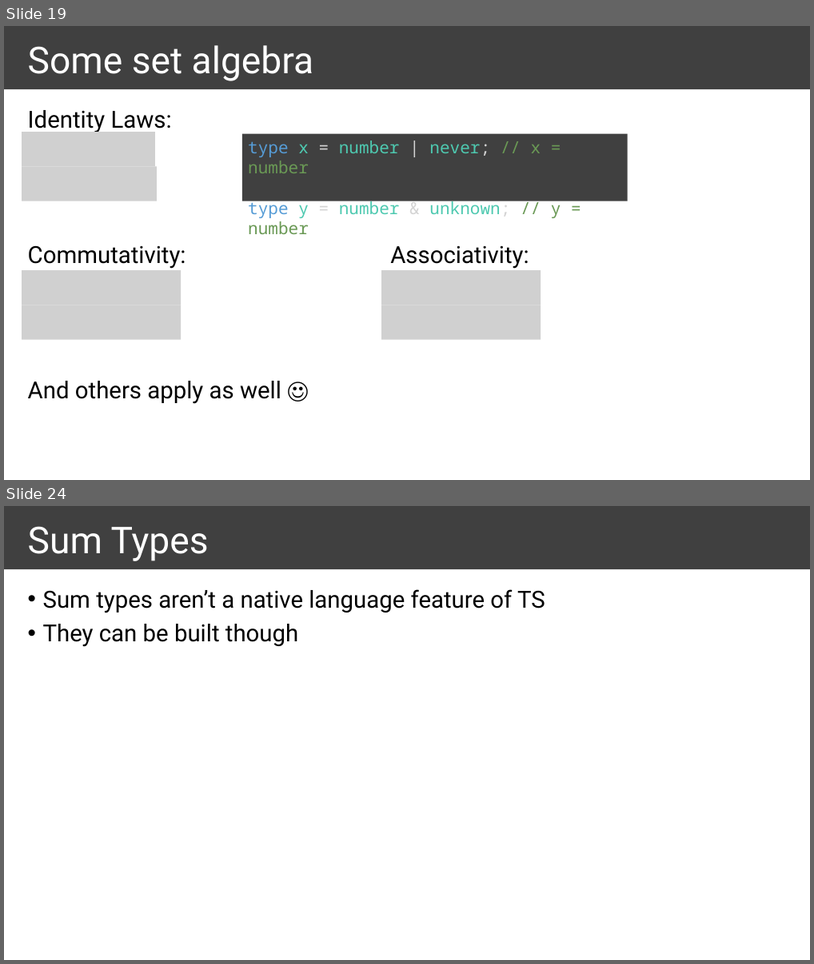
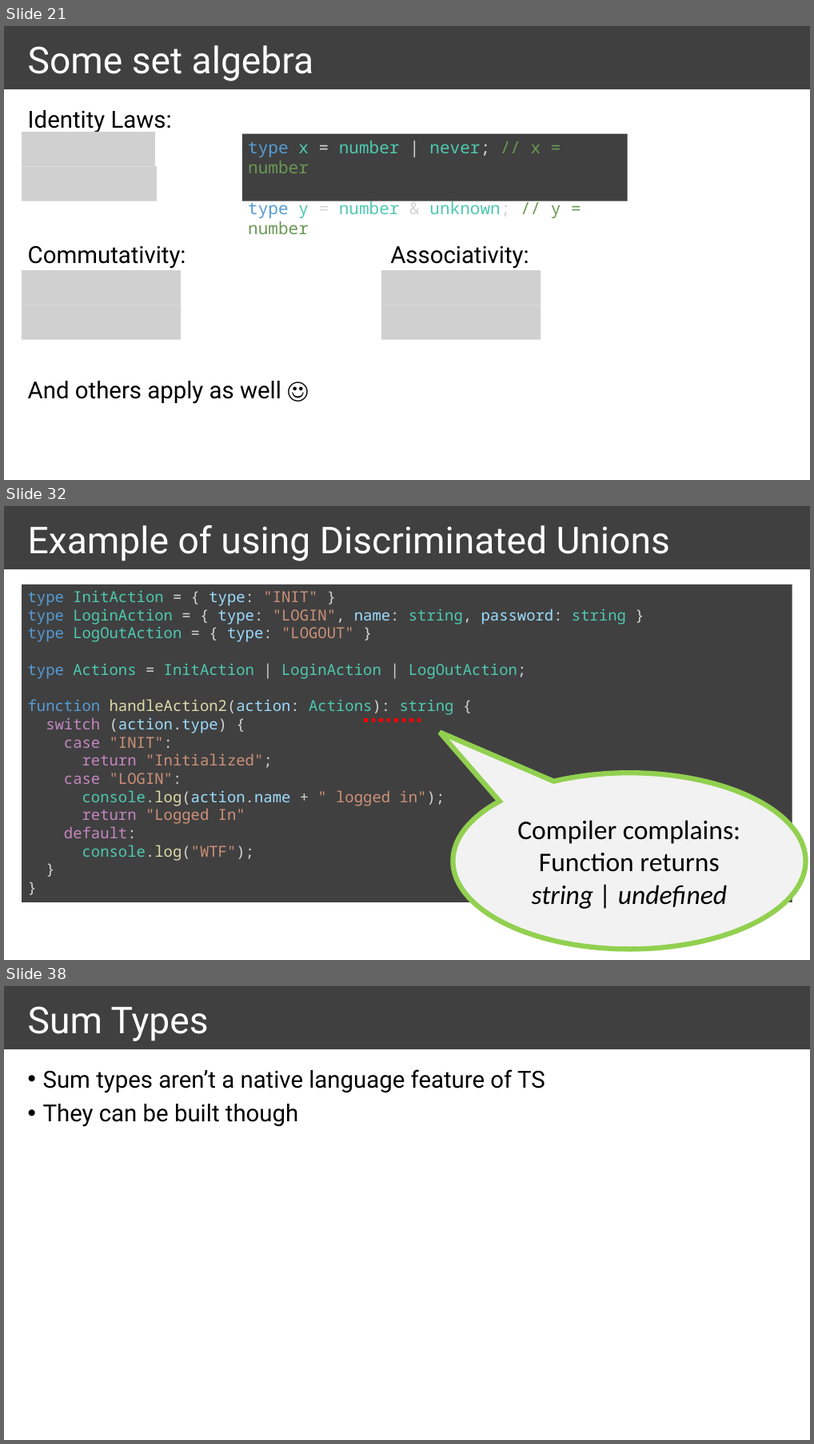
Before and after one commit to ymekesser/a-type-of-magic-presentation, a slide deck: a-type-of-magic.pptx. Shown one above the other, each under a label of ours: slides 19 and 24 before the commit, slides 21, 32 and 38 after it; the slides between them are not shown. The pictures are 814x964 and 814x1444 pixels, drawn with LibreOffice and Linux fonts; fonts in the diff are those of the drawing; grey boxes stand for pictures. Boxes give left, top, right and bottom in pixels: in the first picture for what was removed or moved away, otherwise in the second. Text is boxed around its words. In the diff, an @@ line names an element or a change of style, - is before the commit and + after.

Commit message:
Introduced a new chapter 'discriminated unions' and moved the action handler example in there

```diff
--- a/a-type-of-magic.pptx
+++ b/a-type-of-magic.pptx
@@ slide 32 added at bbox=[4, 506, 810, 960], background #FFFFFF; not listed: 1 template element that a slide beside it also shows @@
@@ title added at bbox=[28, 525, 670, 561], 44 pt, text #FFFFFF @@
+Example of using Discriminated Unions
@@ rectangle added at bbox=[22, 584, 793, 902], fill #404040, 18 pt, text #4EC9B0 @@
+type InitAction = { type: "INIT" }
+type LoginAction = { type: "LOGIN", name: string, password: string }
+type LogOutAction = { type: "LOGOUT" }
+type Actions = InitAction | LoginAction | LogOutAction;
+function handleAction2(action: Actions): string {
+switch (action.type) {
+case "INIT":
+return "Initialized";
+case "LOGIN":
+console.log(action.name + " logged in");
+return "Logged In"
+default:
+console.log("WTF");
+}
+}
@@ line added from (365, 720) to (424, 720), #FF0000 4.5 pt dashed @@
@@ speech bubble added at bbox=[454, 772, 806, 949], fill #F2F2F2, outline #92D050 6 pt, 32 pt, text #000000 @@
+Compiler complains: Function returns string | undefined
@@ what was slide 19 is now slide 21 @@
@@ what was slide 24 is now slide 38 @@
```
Also in this commit, not shown: 11 slides changed, 21 other slides added, 7 other files.
